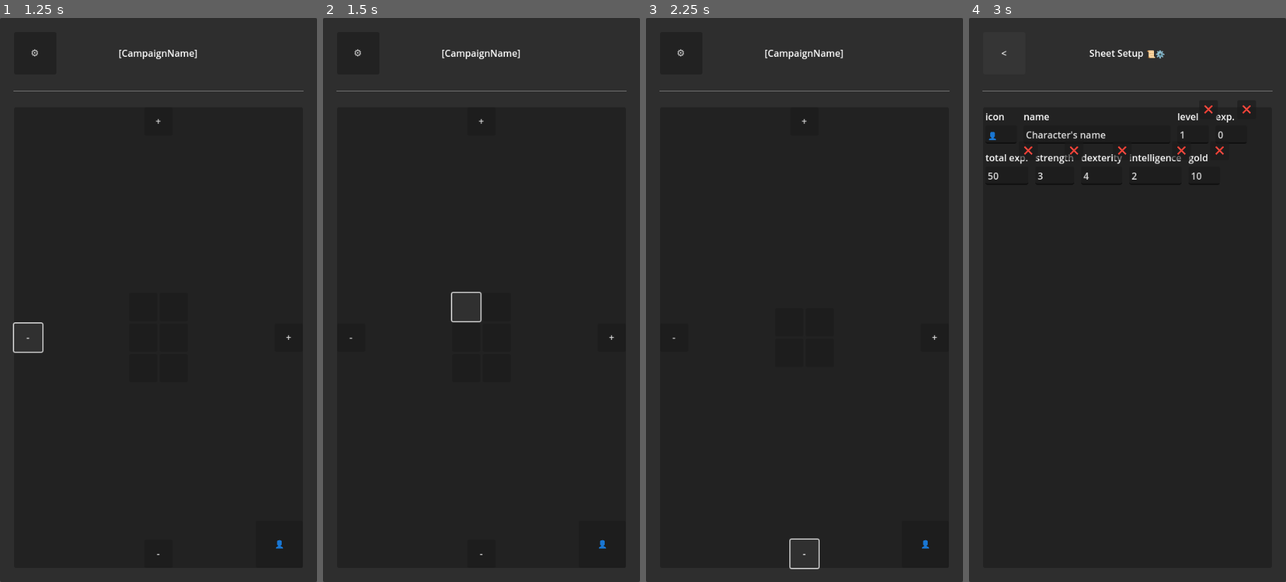
Above: before the commit, frames 1-4 (left to right).
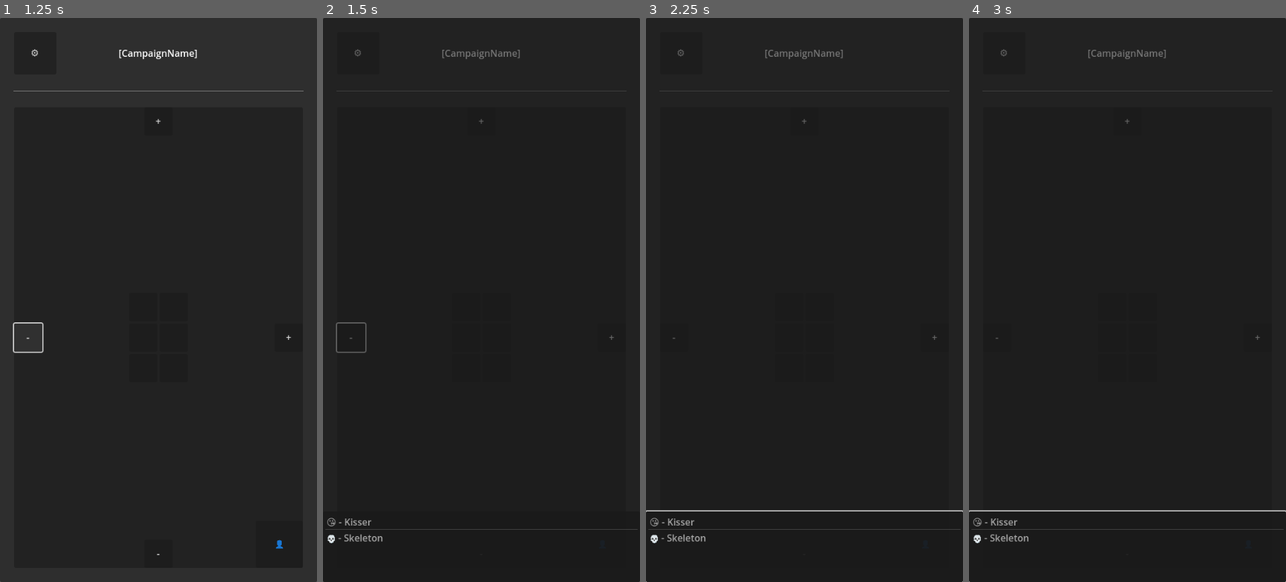
Above: after the commit, the same moments.

Repository: ever-jr/easy_rpg
Game: Godot game, scene res://scenes/pages/campaign_page.tscn
Two runs of this game, one before a commit and one after it. Both use one fixed random seed, a clock stepped at 60 frames per second and the inputs below. This scene is started directly instead of the project's main scene.
Inputs (mouse positions are in pixels of both pictures, inside the frame that each line leads up to):
- Up to frame 1 (1.25 s): click "-" at 0.5 s
- Up to frame 2 (1.5 s): click (465, 305) at 1.27 s
- Up to frame 3 (2.25 s): click "-" at 2 s
- Up to frame 4 (3 s): click "⚙️" at 2.75 s

Frame 1 is identical in both runs. In frame 2, 0.9% of the frame differs, in the area x 1-96%, y 5-96%; in frame 3, 1.0%; in frame 4, 2.0%, in the area x 0-100%, y 5-100%.
Error in both runs: Invalid access to property or key 'auth_token' on a base object of type 'Nil'. (res://scripts/logged_user.gd:15)

Commit message:
adding simple deactivation to buttons and starting to add the pawn manipulation in the map

Diff:
--- a/resources/models/basic_info.gd
+++ b/resources/models/basic_info.gd
@@ -9,29 +9,29 @@
 
 
 static func find(data: Dictionary) -> BasicInfo:
-    if not data.has("info") or data is not Dictionary:
-        print("data do not has info!")
-        return null
+	if not data.has("info") or data is not Dictionary:
+		print("data do not has info!")
+		return null
 
-    var info: Dictionary = data["info"]
-    var found_display_name: String = DEFAULT_DISPLAY_NAME
-    var found_icon: String = DEFAULT_ICON
+	var info: Dictionary = data["info"]
+	var found_display_name: String = DEFAULT_DISPLAY_NAME
+	var found_icon: String = DEFAULT_ICON
 
-    const DISPLAY_NAME_KEY: String = "display_name"
-    if not info.has(DISPLAY_NAME_KEY) or info[DISPLAY_NAME_KEY] is not String:
-        push_warning("data has 'info' but not have '{0}' as property.".format([DISPLAY_NAME_KEY]))
-    else:
-        found_display_name = info[DISPLAY_NAME_KEY]
+	const DISPLAY_NAME_KEY: String = "display_name"
+	if not info.has(DISPLAY_NAME_KEY) or info[DISPLAY_NAME_KEY] is not String:
+		push_warning("data has 'info' but not have '{0}' as property.".format([DISPLAY_NAME_KEY]))
+	else:
+		found_display_name = info[DISPLAY_NAME_KEY]
 
-    const ICON_KEY: String = "icon"
-    if not info.has(ICON_KEY) or info[ICON_KEY] is not String:
-        push_warning("data has 'info' but not have '{0}' as property.".format([ICON_KEY]))
-    else:
-        found_icon = info[ICON_KEY]
+	const ICON_KEY: String = "icon"
+	if not info.has(ICON_KEY) or info[ICON_KEY] is not String:
+		push_warning("data has 'info' but not have '{0}' as property.".format([ICON_KEY]))
+	else:
+		found_icon = info[ICON_KEY]
 
-    return BasicInfo.new(found_display_name, found_icon)
+	return BasicInfo.new(found_display_name, found_icon)
 
 
 func _init(in_display_name: String = DEFAULT_DISPLAY_NAME, in_icon: String = DEFAULT_ICON) -> void:
-    display_name = in_display_name
-    icon = in_icon
+	display_name = in_display_name
+	icon = in_icon
--- a/scenes/components/map_grid/map_grid.gd
+++ b/scenes/components/map_grid/map_grid.gd
@@ -1,6 +1,8 @@
 @tool
 class_name MapGrid
 extends PanelContainer
+
+signal on_grid_button_pressed(button: MapGridButton)
 
 @export var columns: int = 3:
 	get(): return columns
@@ -23,6 +25,12 @@
 func _ready() -> void:
 	_update_grid()
 
+	if not Engine.is_editor_hint():
+		for node: Node in grid.get_children():
+			if node is  MapGridButton:
+				if not node.on_pressed.is_connected(_on_grid_button_pressed):
+					node.on_pressed.connect(_on_grid_button_pressed.bind(node))
+
 
 func _update_grid() -> void:
 	if grid == null:
@@ -40,6 +48,10 @@
 
 		for i in range(current_nodes, current_nodes + missing_nodes):
 			var new_button := MapGridButton.create()
+
+			if not Engine.is_editor_hint():
+				new_button.on_pressed.connect(_on_grid_button_pressed.bind(new_button))
+
 			grid.add_child(new_button)
 
 	# delete exceeding nodes
@@ -54,7 +66,16 @@
 				print("node {0} is invalid".format([i]))
 				continue
 
+			if not Engine.is_editor_hint():
+				if node is MapGridButton:
+					node.on_pressed.disconnect(_on_grid_button_pressed)
+
 			node.queue_free()
 
 	for node: Node in grid.get_children():
 		pass
+
+
+func _on_grid_button_pressed(button: MapGridButton) -> void:
+	print(button.name)
+	on_grid_button_pressed.emit(button)
--- a/scenes/components/map_grid/map_grid_button.gd
+++ b/scenes/components/map_grid/map_grid_button.gd
@@ -1,6 +1,8 @@
 @tool
 class_name MapGridButton
 extends PanelContainer
+
+signal on_pressed()
 
 const _RESOURCE: PackedScene = preload("res://scenes/components/map_grid/map_grid_button.tscn")
 
@@ -18,6 +20,8 @@
 var button: Button:
 	get(): return $Button
 
+@onready var _button: Button = %Button
+
 
 func _ready() -> void:
 	if target == null:
@@ -27,6 +31,8 @@
 	button.text = target.icon
 
 
-
 static func create() -> MapGridButton:
 	return _RESOURCE.instantiate()
+
+func _on_button_button_down() -> void:
+	on_pressed.emit()
--- a/scenes/components/map_grid/map_grid_button.tscn
+++ b/scenes/components/map_grid/map_grid_button.tscn
@@ -1,17 +1,20 @@
 [gd_scene load_steps=3 format=3 uid="uid://beta06mnd0clm"]
 
-[ext_resource type="Script" uid="uid://vjsgb4tsludw" path="res://scenes/components/map_grid/map_grid_button.gd" id="1_cvh0b"]
+[ext_resource type="Script" uid="uid://twawhtrdm4e6" path="res://scenes/components/map_grid/map_grid_button.gd" id="1_cvh0b"]
 
 [sub_resource type="StyleBoxEmpty" id="StyleBoxEmpty_b02rw"]
 
-[node name="MapGridButton" type="PanelContainer" node_paths=PackedStringArray("target")]
+[node name="MapGridButton" type="PanelContainer"]
 offset_right = 40.0
 offset_bottom = 40.0
 theme_override_styles/panel = SubResource("StyleBoxEmpty_b02rw")
 script = ExtResource("1_cvh0b")
-target = NodePath("")
 
 [node name="Button" type="Button" parent="."]
+unique_name_in_owner = true
 custom_minimum_size = Vector2(48, 48)
 layout_mode = 2
-text = "👤"
+focus_mode = 0
+action_mode = 0
+
+[connection signal="button_down" from="Button" to="." method="_on_button_button_down"]
--- /dev/null
+++ b/scenes/components/utils/pawn_selection_list.gd
@@ -0,0 +1,32 @@
+class_name PawnSelectionList
+extends ItemList
+
+
+@export var _list: Array[BasicInfo] = []
+
+
+func _ready() -> void:
+	clear()
+	for pawn_info: BasicInfo in _list:
+		add_item(_pawn_info_to_string(pawn_info))
+
+	item_clicked.connect(_on_item_clicked)
+
+
+func _on_item_clicked(index: int, at_position: Vector2, mouse_button_index: int) -> void:
+	print("item clicked: ", index)
+
+
+func add_pawn(pawn_info: BasicInfo) -> void:
+	if pawn_info == null:
+		push_warning("trying to add invalid pawn info to list.")
+		return
+
+	_list.append(pawn_info)
+	add_item(_pawn_info_to_string(pawn_info))
+
+func _pawn_info_to_string(pawn_info: BasicInfo) -> String:
+	if pawn_info == null:
+		return "INVALID PAWN INFO"
+
+	return pawn_info.icon + " - " + pawn_info.display_name
--- a/scenes/pages/campaign_page.gd
+++ b/scenes/pages/campaign_page.gd
@@ -1,14 +1,19 @@
 extends Control
+
+const _MIN_COLUMNS: int = 1
+const _MIN_ROWS: int = 1
 
 var id: int = -1
 
 @onready var title: Label = %Title
 @onready var map_grid: MapGrid = %MapGrid
+@onready var pawn_selection: Control = %PawnSelection
 
 
 func _ready() -> void:
 	id = LoggedUser.campaign_id
 	Database.fetch_campaigns($HTTPRequest, LoggedUser.access_token)
+	pawn_selection.hide()
 
 
 func _on_http_request_request_completed(_result: int, response_code: int, _headers: PackedStringArray, body: PackedByteArray) -> void:
@@ -34,6 +39,10 @@
 
 
 func _on_button_decrement_grid_width_button_down() -> void:
+	if map_grid.columns <= _MIN_COLUMNS:
+		push_warning("min columns limit reached: ({0})".format([_MIN_COLUMNS]))
+		return
+
 	map_grid.columns -= 1
 
 
@@ -42,4 +51,13 @@
 
 
 func _on_button_decrement_grid_height_button_down() -> void:
+	if map_grid.rows <= _MIN_ROWS:
+		push_warning("min rows limit reached: ({0})".format([_MIN_ROWS]))
+		return
+
 	map_grid.rows -= 1
+
+
+func _on_map_grid_on_grid_button_pressed(button: MapGridButton) -> void:
+	pawn_selection.show()
+	pass # Replace with function body.
--- a/scenes/pages/campaign_page.tscn
+++ b/scenes/pages/campaign_page.tscn
@@ -1,9 +1,23 @@
-[gd_scene load_steps=4 format=3 uid="uid://dlm1waxd36ccm"]
-
-[ext_resource type="Script" uid="uid://cb2cy3btwrk7d" path="res://scenes/pages/campaign_page.gd" id="1_n4whh"]
+[gd_scene load_steps=8 format=3 uid="uid://dlm1waxd36ccm"]
+
+[ext_resource type="Script" uid="uid://ce3udxwop1ctg" path="res://scenes/pages/campaign_page.gd" id="1_n4whh"]
 [ext_resource type="PackedScene" uid="uid://bksmpv1hw7cqu" path="res://scenes/components/map_grid/map_grid.tscn" id="2_cltbf"]
+[ext_resource type="Script" uid="uid://bgltupsvw2gv5" path="res://scenes/components/utils/pawn_selection_list.gd" id="3_hatcx"]
+[ext_resource type="Script" uid="uid://ddqv0ui6wdlvi" path="res://resources/models/basic_info.gd" id="4_hog5k"]
 
 [sub_resource type="StyleBoxEmpty" id="StyleBoxEmpty_n4whh"]
+
+[sub_resource type="Resource" id="Resource_gpepu"]
+script = ExtResource("4_hog5k")
+display_name = "Kisser"
+icon = "😘"
+metadata/_custom_type_script = "uid://ddqv0ui6wdlvi"
+
+[sub_resource type="Resource" id="Resource_kjn0d"]
+script = ExtResource("4_hog5k")
+display_name = "Skeleton"
+icon = "💀"
+metadata/_custom_type_script = "uid://ddqv0ui6wdlvi"
 
 [node name="CampaignPage" type="Control"]
 layout_mode = 3
@@ -173,11 +187,52 @@
 grow_vertical = 0
 text = "👤"
 
+[node name="PawnSelection" type="Control" parent="."]
+unique_name_in_owner = true
+layout_mode = 1
+anchors_preset = 15
+anchor_right = 1.0
+anchor_bottom = 1.0
+grow_horizontal = 2
+grow_vertical = 2
+
+[node name="Panel" type="Panel" parent="PawnSelection"]
+layout_mode = 1
+anchors_preset = 15
+anchor_right = 1.0
+anchor_bottom = 1.0
+grow_horizontal = 2
+grow_vertical = 2
+
+[node name="Panel" type="Panel" parent="PawnSelection/Panel"]
+custom_minimum_size = Vector2(120, 120)
+layout_mode = 1
+anchors_preset = 12
+anchor_top = 1.0
+anchor_right = 1.0
+anchor_bottom = 1.0
+grow_horizontal = 2
+grow_vertical = 0
+
+[node name="ItemList" type="ItemList" parent="PawnSelection/Panel/Panel"]
+layout_mode = 1
+anchors_preset = 15
+anchor_right = 1.0
+anchor_bottom = 1.0
+grow_horizontal = 2
+grow_vertical = 2
+item_count = 2
+item_0/text = "😘 - Kisser"
+item_1/text = "💀 - Skeleton"
+script = ExtResource("3_hatcx")
+_list = Array[ExtResource("4_hog5k")]([SubResource("Resource_gpepu"), SubResource("Resource_kjn0d")])
+
 [node name="HTTPRequest" type="HTTPRequest" parent="."]
 
 [connection signal="button_down" from="Panel/VBoxContainer/HBoxContainer/ButtonSettings" to="." method="_on_button_settings_button_down"]
 [connection signal="button_down" from="Panel/VBoxContainer/Content/Panel/VBoxContainer/VBoxContainer2/ButtonDecrementGridWidth" to="." method="_on_button_decrement_grid_width_button_down"]
 [connection signal="button_down" from="Panel/VBoxContainer/Content/Panel/VBoxContainer/VBoxContainer/ButtonIncrementGridHeight" to="." method="_on_button_increment_grid_height_button_down"]
+[connection signal="on_grid_button_pressed" from="Panel/VBoxContainer/Content/Panel/VBoxContainer/VBoxContainer/ScrollContainer/MapGrid" to="." method="_on_map_grid_on_grid_button_pressed"]
 [connection signal="button_down" from="Panel/VBoxContainer/Content/Panel/VBoxContainer/VBoxContainer/ButtonDecrementGridHeight" to="." method="_on_button_decrement_grid_height_button_down"]
 [connection signal="button_down" from="Panel/VBoxContainer/Content/Panel/VBoxContainer/VBoxContainer3/ButtonIncrementGridWidth" to="." method="_on_button_increment_grid_width_button_down"]
 [connection signal="property_list_changed" from="HTTPRequest" to="." method="_on_http_request_property_list_changed"]
--- a/scenes/pages/login_page.gd
+++ b/scenes/pages/login_page.gd
@@ -2,53 +2,62 @@
 
 @onready var input_email: LineEdit = %Email
 @onready var input_password: LineEdit = %Password
+@onready var button_login: Button = %ButtonLogIn
+@onready var button_signin: Button = %ButtonSignIn
 @onready var login_request: HTTPRequest = %LoginRequest
 
 
 
 func _ready() -> void:
-    var remember_credentials: bool = Settings.remember_credentials
-    (%CheckBoxRememberCredentials as CheckBox).button_pressed = remember_credentials
+	var remember_credentials: bool = Settings.remember_credentials
+	(%CheckBoxRememberCredentials as CheckBox).button_pressed = remember_credentials
 
-    if LoggedUser.is_logged():
-        print("already logged, entering...")
+	if LoggedUser.is_logged():
+		print("already logged, entering...")
 
-        Database.sign_in_with_token(login_request, LoggedUser.refresh_token)
+		set_buttons_enabled(false)
+		Database.sign_in_with_token(login_request, LoggedUser.refresh_token)
 
-    elif remember_credentials:
-        print("remembering credentials but credentials saved not found.")
+	elif remember_credentials:
+		print("remembering credentials but credentials saved not found.")
 
 
 func _on_check_box_remember_credentials_toggled(toggled_on: bool) -> void:
-    Settings.remember_credentials = toggled_on
+	Settings.remember_credentials = toggled_on
 
 
 func _on_button_login_pressed() -> void:
-    var email: String = input_email.text
-    var password: String = input_password.text
+	var email: String = input_email.text
+	var password: String = input_password.text
 
-    print("login in with:\nemail: %s\npassword: %s" % [email, password])
-    Database.sign_in(login_request, email, password)
+	print("login in with:\nemail: %s\npassword: %s" % [email, password])
+	Database.sign_in(login_request, email, password)
 
 
 func _on_button_sign_in_pressed() -> void:
-    var signin_page_path: String = "res://scenes/pages/create_player_page.tscn"
-    get_tree().change_scene_to_file(signin_page_path)
+	var signin_page_path: String = "res://scenes/pages/create_player_page.tscn"
+	get_tree().change_scene_to_file(signin_page_path)
 
 
 func _on_login_request_request_completed(_result: int, response_code: int, _headers: PackedStringArray, body: PackedByteArray) -> void:
-    print("response code: {0}\nbody: {1}".format(
-        [response_code, body.get_string_from_utf8()]))
+	set_buttons_enabled(true)
+	print("response code: {0}\nbody: {1}".format(
+		[response_code, body.get_string_from_utf8()]))
 
-    if response_code == 200:
-        var user_data: SignUserData = DatabaseParser.sign_response_body_to_data(body)
+	if response_code == 200:
+		var user_data: SignUserData = DatabaseParser.sign_response_body_to_data(body)
 
-        LoggedUser.login(user_data)
+		LoggedUser.login(user_data)
 
-        if LoggedUser.is_logged():
-            var home_page_path: String = "res://scenes/pages/home_page.tscn"
-            get_tree().change_scene_to_file(home_page_path)
+		if LoggedUser.is_logged():
+			var home_page_path: String = "res://scenes/pages/home_page.tscn"
+			get_tree().change_scene_to_file(home_page_path)
 
 
-    else:
-        print("login failed!")
+	else:
+		print("login failed!")
+
+
+func set_buttons_enabled(enabled: bool) -> void:
+	button_login.disabled = not enabled
+	button_signin.disabled = not enabled
--- a/scenes/pages/login_page.tscn
+++ b/scenes/pages/login_page.tscn
@@ -66,6 +66,7 @@
 language = "en_US"
 
 [node name="ButtonLogIn" type="Button" parent="Panel/VBoxContainer"]
+unique_name_in_owner = true
 custom_minimum_size = Vector2(0, 80)
 layout_mode = 2
 size_flags_vertical = 4
@@ -115,6 +116,7 @@
 theme_override_styles/separator = SubResource("StyleBoxEmpty_5t3qa")
 
 [node name="ButtonSignIn" type="Button" parent="Panel/VBoxContainer"]
+unique_name_in_owner = true
 custom_minimum_size = Vector2(0, 40)
 layout_mode = 2
 size_flags_vertical = 4
Not shown: 1 places in scenes/components/map_grid/map_grid.tscn that only renumber resources
Not shown: 1 places in scenes/pages/login_page.tscn that only renumber resources
